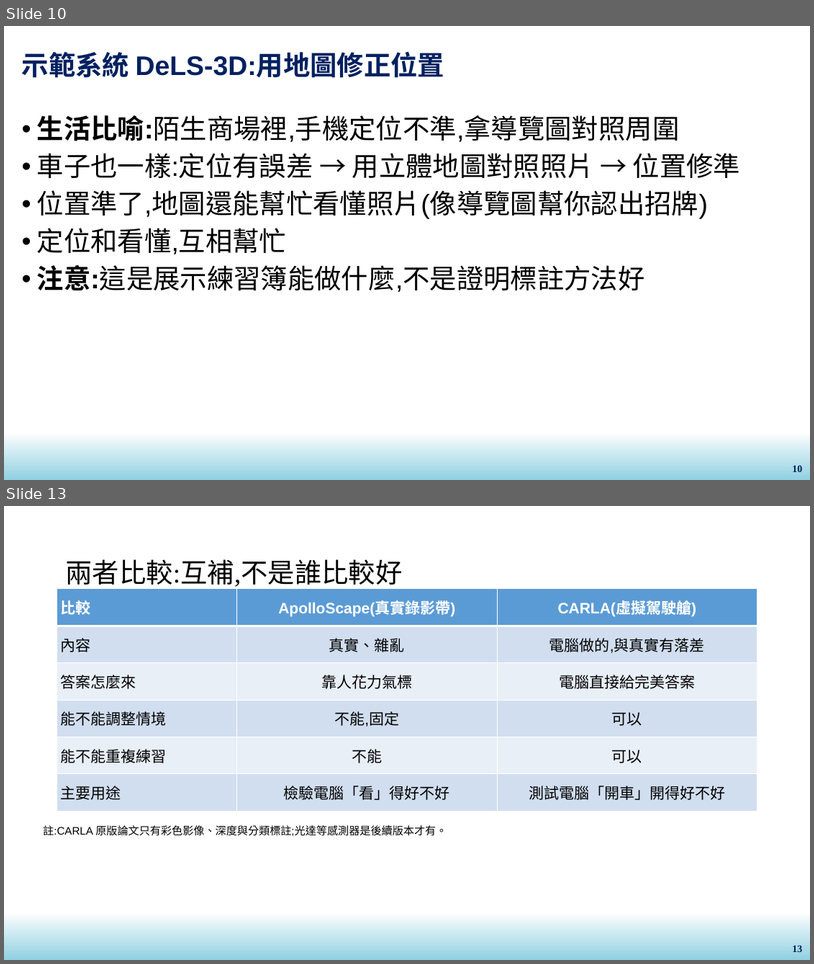
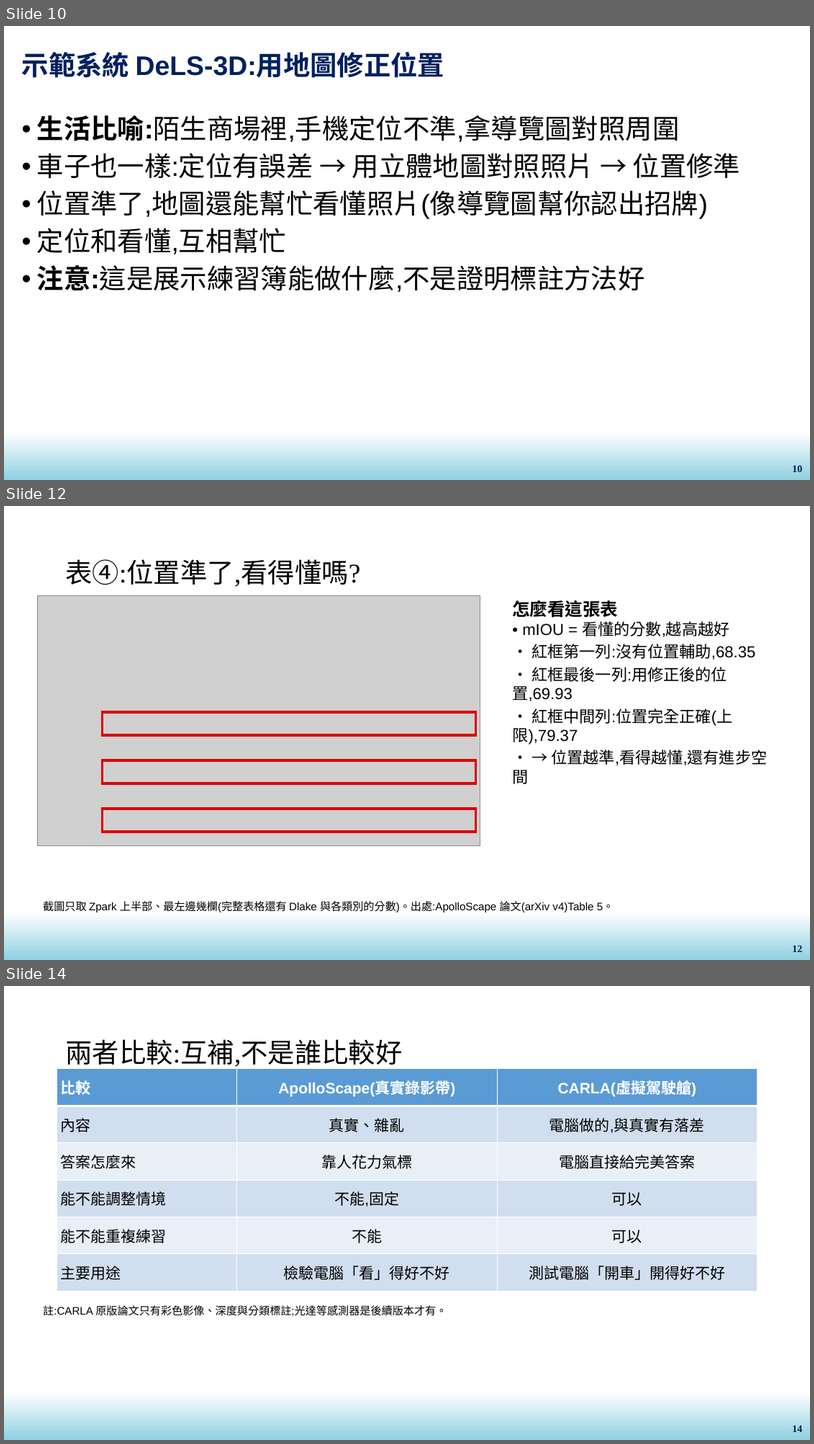
Before and after one commit to yivanee15-ai/taiwan_germany_project, a slide deck: apolloscape_plain.pptx. Shown one above the other, each under a label of ours: slides 10 and 13 before the commit, slides 10, 12 and 14 after it; the slides between them are not shown. The pictures are 814x964 and 814x1444 pixels, drawn with LibreOffice and Linux fonts; fonts in the diff are those of the drawing; grey boxes stand for pictures; background and template pictures are left out. Boxes give left, top, right and bottom in pixels: in the first picture for what was removed or moved away, otherwise in the second. Text is boxed around its words. In the diff, an @@ line names an element or a change of style, - is before the commit and + after.

```diff
--- a/apolloscape_plain.pptx
+++ b/apolloscape_plain.pptx
@@ slide 12 added at [4,506,810,960], background picture (left out); not listed: 1 template element that a slide beside it also shows @@
@@ title added at [65,559,360,587], 32 pt, text #000000 @@
+表④:位置準了,看得懂嗎?
@@ picture added at [37,595,481,845] @@
@@ text added at [512,600,768,784], 19 pt, text #000000 @@
+怎麼看這張表
+• mIOU = 看懂的分數,越高越好
+• 紅框第一列:沒有位置輔助,68.35
+• 紅框最後一列:用修正後的位置,69.93
+• 紅框中間列:位置完全正確(上限),79.37
+• → 位置越準,看得越懂,還有進步空間
@@ rectangle added at [102,712,476,735], outline #DC0000 3 pt @@
@@ rectangle added at [102,760,476,783], outline #DC0000 3 pt @@
@@ rectangle added at [102,808,476,831], outline #DC0000 3 pt @@
@@ text added at [43,901,615,912], 13 pt, text #000000 @@
+截圖只取 Zpark 上半部、最左邊幾欄(完整表格還有 Dlake 與各類別的分數)。出處:ApolloScape 論文(arXiv v4)Table 5。
@@ page number added at [792,945,802,952], 12 pt, text #002060, bold @@
+12
@@ what was slide 13 is now slide 14 @@
@@ page number at [792,1425,802,1432]: text changed @@
-13
+14
```
Also in this commit, not shown: 2 slides changed, 1 other slide added, 1 other file.
